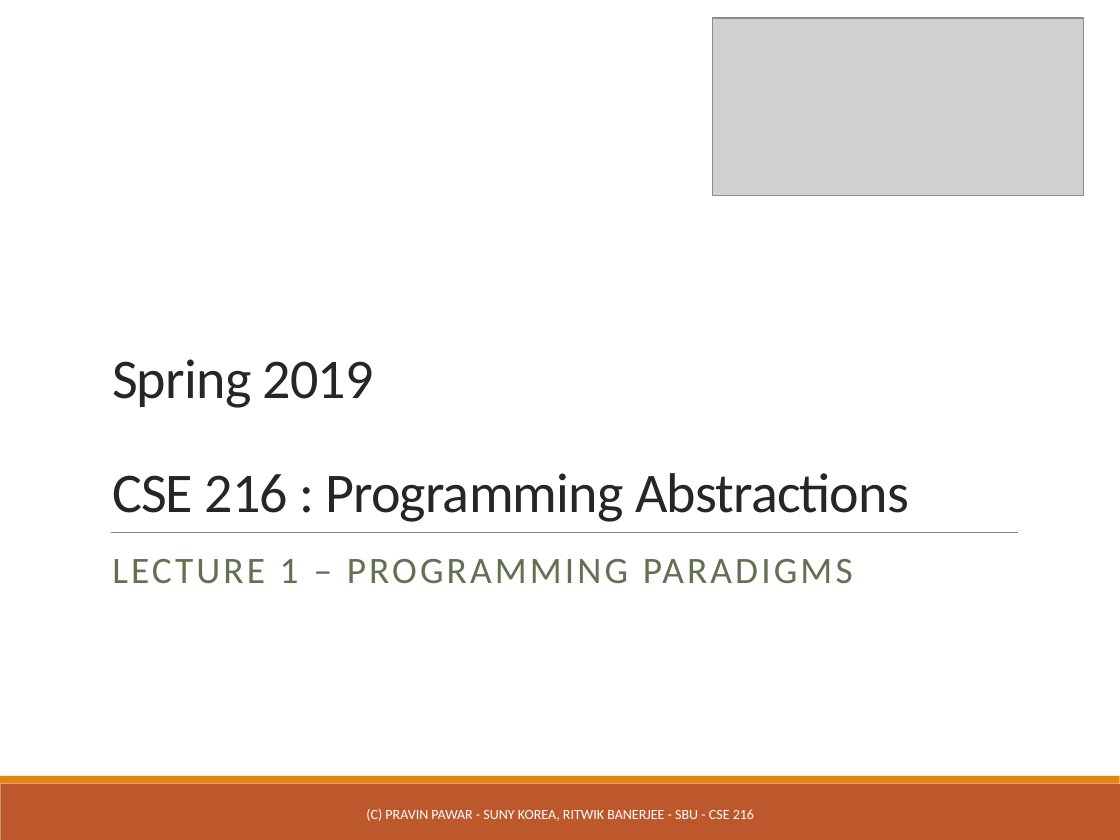
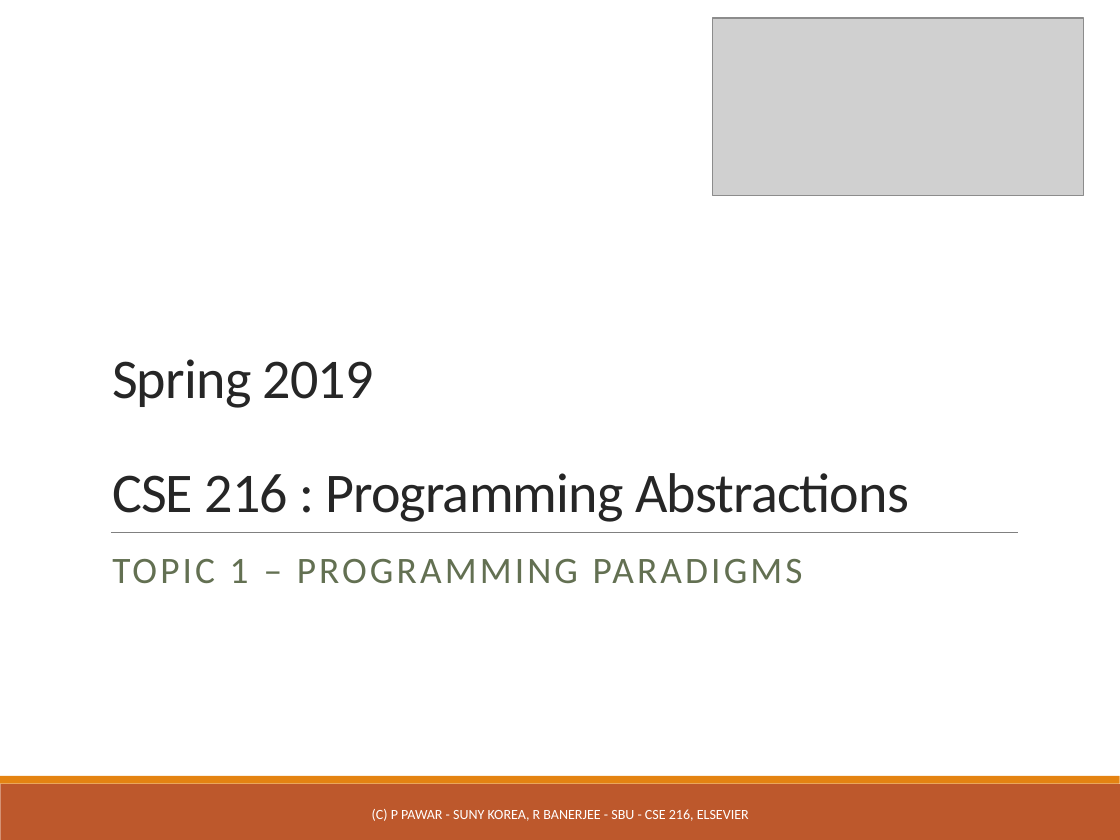
Before and after one commit to ppawar/ppawar.github.io, a slide deck: slide 1 of CSE216-S19/slides/PPT/CSE216_Lec1.pptx. Drawn at 1120x840 pixels with LibreOffice and Linux fonts; fonts in the diff are those of the drawing; grey boxes stand for pictures. Boxes give left, top, right and bottom in pixels: in the first picture for what was removed or moved away, otherwise in the second. Text is boxed around its words. In the diff, an @@ line names an element or a change of style, - is before the commit and + after.

Commit message:
updates

```diff
--- a/CSE216-S19/slides/PPT/CSE216_Lec1.pptx
+++ b/CSE216-S19/slides/PPT/CSE216_Lec1.pptx
@@ subtitle at (112, 559, 803, 583): text changed @@
-LECTURE 1 – PROGRAMMING PARADIGMS
+TOPIC 1 – PROGRAMMING PARADIGMS
@@ text at (372, 809, 749, 821): text changed @@
-(C) PRAVIN PAWAR - SUNY KOREA, RITWIK BANERJEE - SBU - CSE 216
+(C) P PAWAR - SUNY KOREA, R BANERJEE - SBU - CSE 216, ELSEVIER
```
Also in this commit, not shown: 31 other slides changed, 20 slides added.
